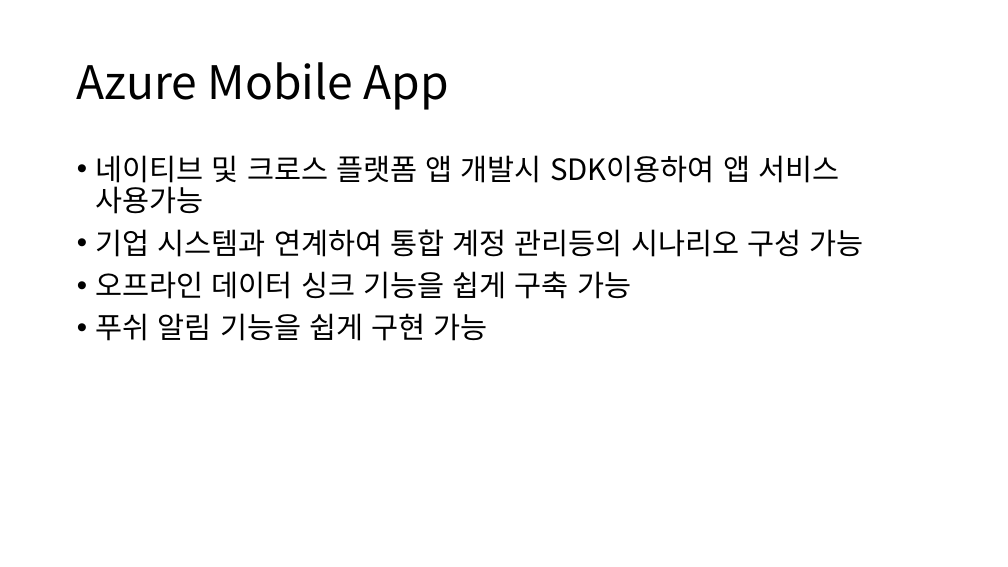
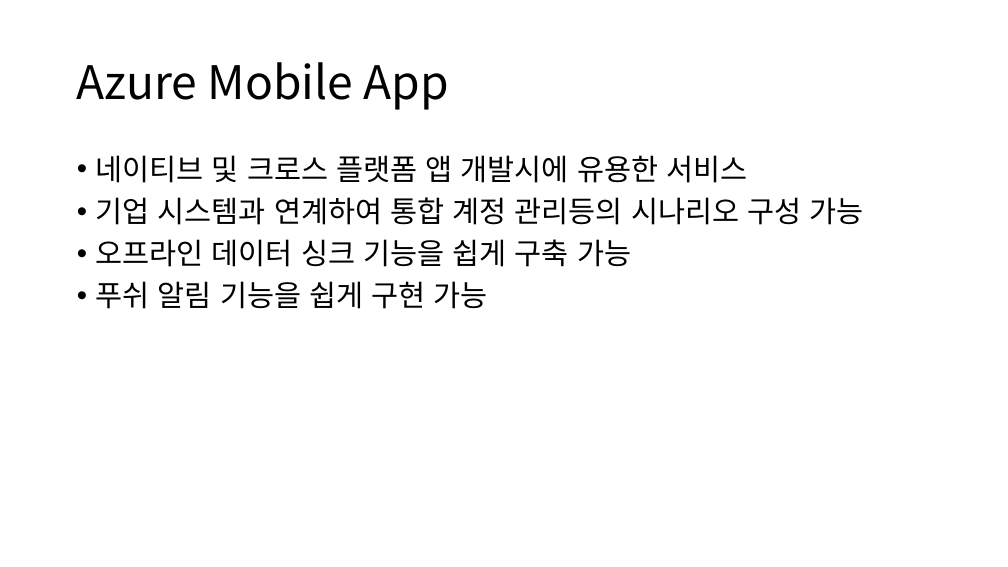
Before and after one commit to angie4u/xamarin-hol, a slide deck: slide 3 of Azure Mobile App/Azure Mobile App.pptx (slide 8 before the commit). Drawn at 1008x567 pixels with LibreOffice and Linux fonts; fonts in the diff are those of the drawing. Boxes give left, top, right and bottom in pixels: in the first picture for what was removed or moved away, otherwise in the second. Text is boxed around its words. In the diff, an @@ line names an element or a change of style, - is before the commit and + after.

Commit message:
azure ppt update

```diff
--- a/Azure Mobile App/Azure Mobile App.pptx
+++ b/Azure Mobile App/Azure Mobile App.pptx
@@ text at [96, 155, 747, 183]: text changed @@
-• 네이티브 및 크로스 플랫폼 앱 개발시 SDK이용하여 앱 서비스 사용가능
+• 네이티브 및 크로스 플랫폼 앱 개발시에 유용한 서비스
```
Also in this commit, not shown: 5 slides removed, 4 other files.
